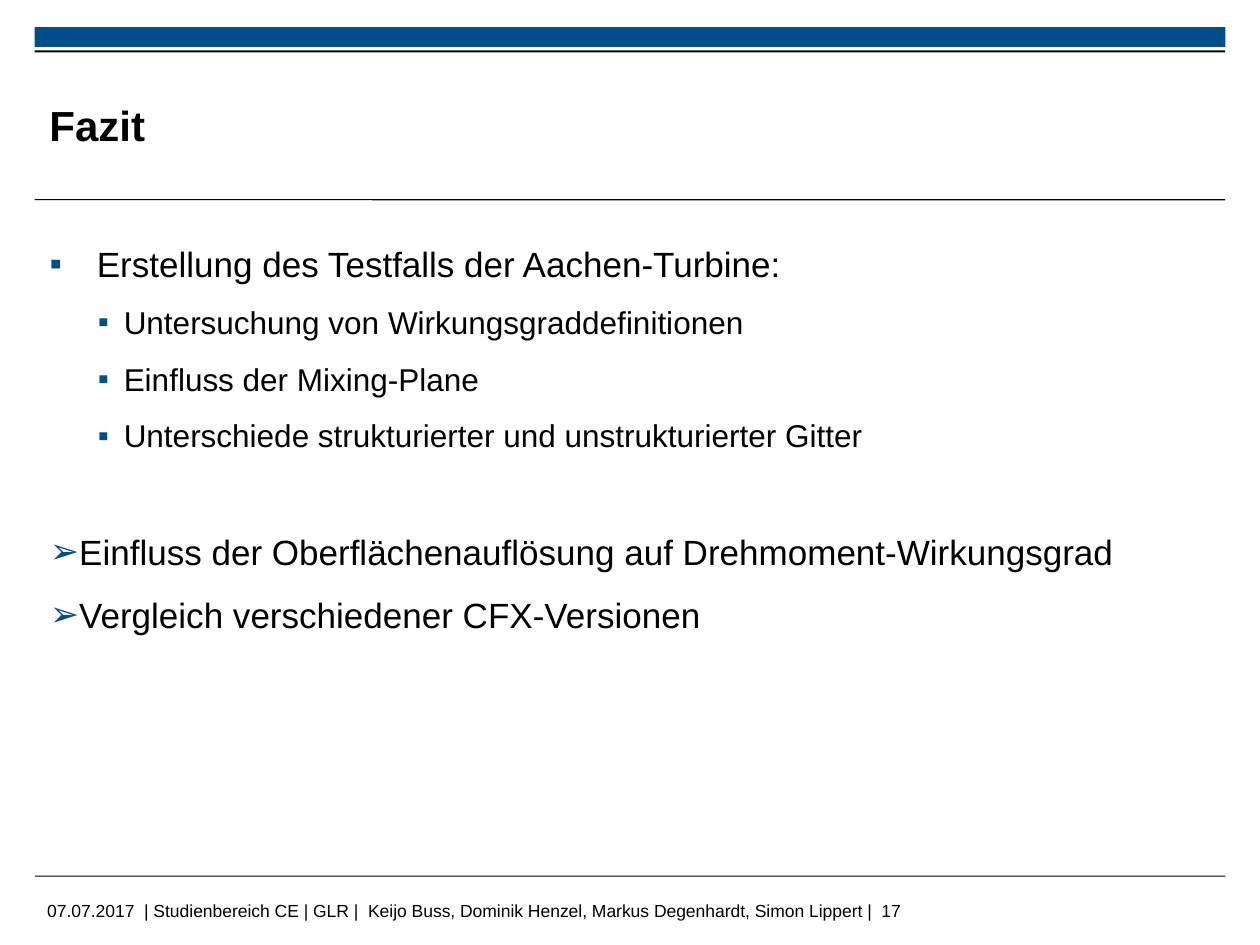
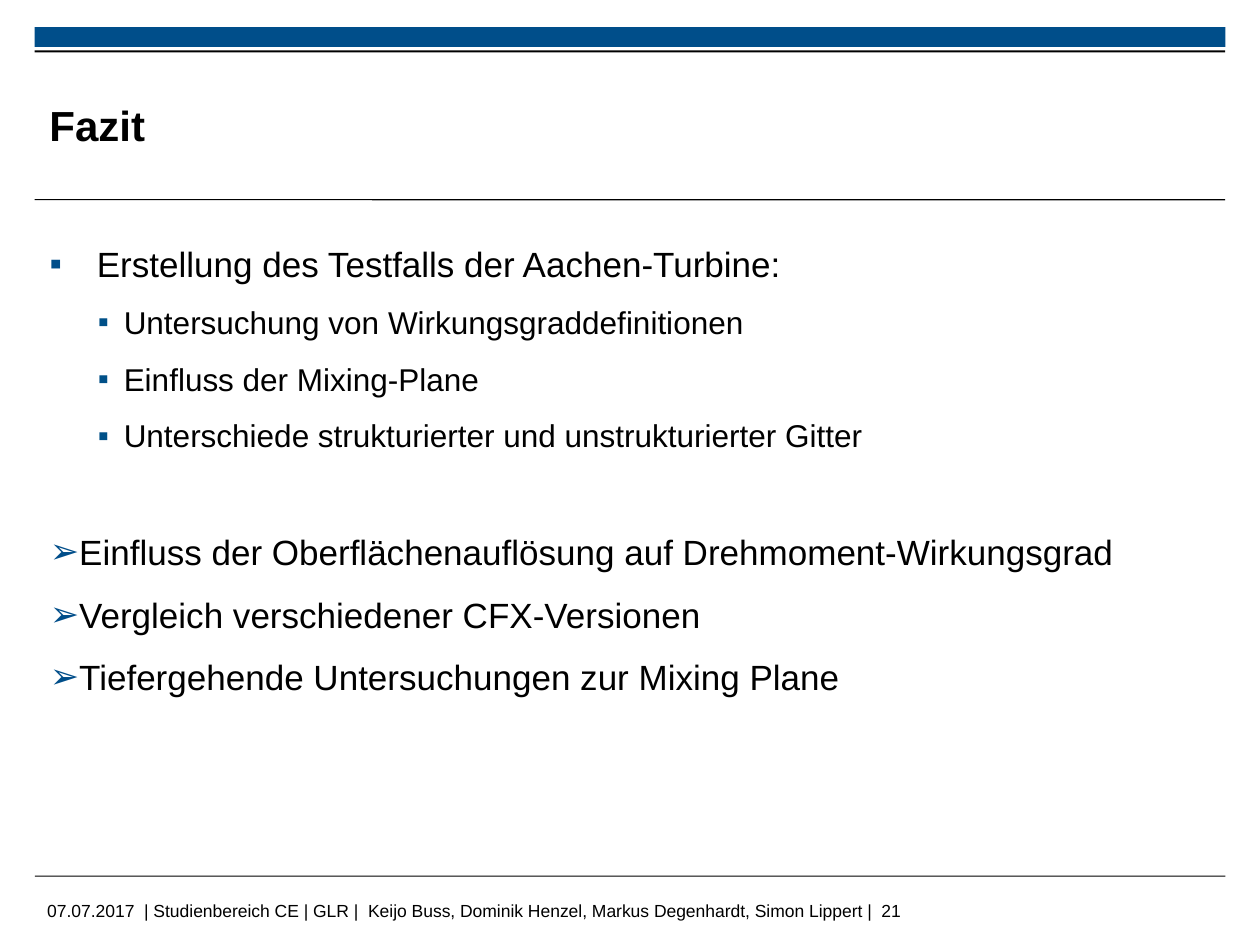
Before and after one commit to MDegenhardt/AusarbeitungADP, a slide deck: slide 21 of Präsentation/Abschluss_Präsentation.pptx (slide 17 before the commit). Drawn at 1260x945 pixels with LibreOffice and Linux fonts; fonts in the diff are those of the drawing; background and template pictures are left out. Boxes give left, top, right and bottom in pixels: in the first picture for what was removed or moved away, otherwise in the second. Text is boxed around its words. In the diff, an @@ line names an element or a change of style, - is before the commit and + after.

```diff
--- a/Präsentation/Abschluss_Präsentation.pptx
+++ b/Präsentation/Abschluss_Präsentation.pptx
@@ text at box(79, 664, 840, 697): paragraph added @@
+  ➢ Tiefergehende Untersuchungen zur Mixing Plane
@@ text at box(47, 904, 900, 921): text changed @@
-07.07.2017 | Studienbereich CE | GLR | Keijo Buss, Dominik Henzel, Markus Degenhardt, Simon Lippert | 17
+07.07.2017 | Studienbereich CE | GLR | Keijo Buss, Dominik Henzel, Markus Degenhardt, Simon Lippert | 21
```
Also in this commit, not shown: 2 other slides changed, 4 slides added.
